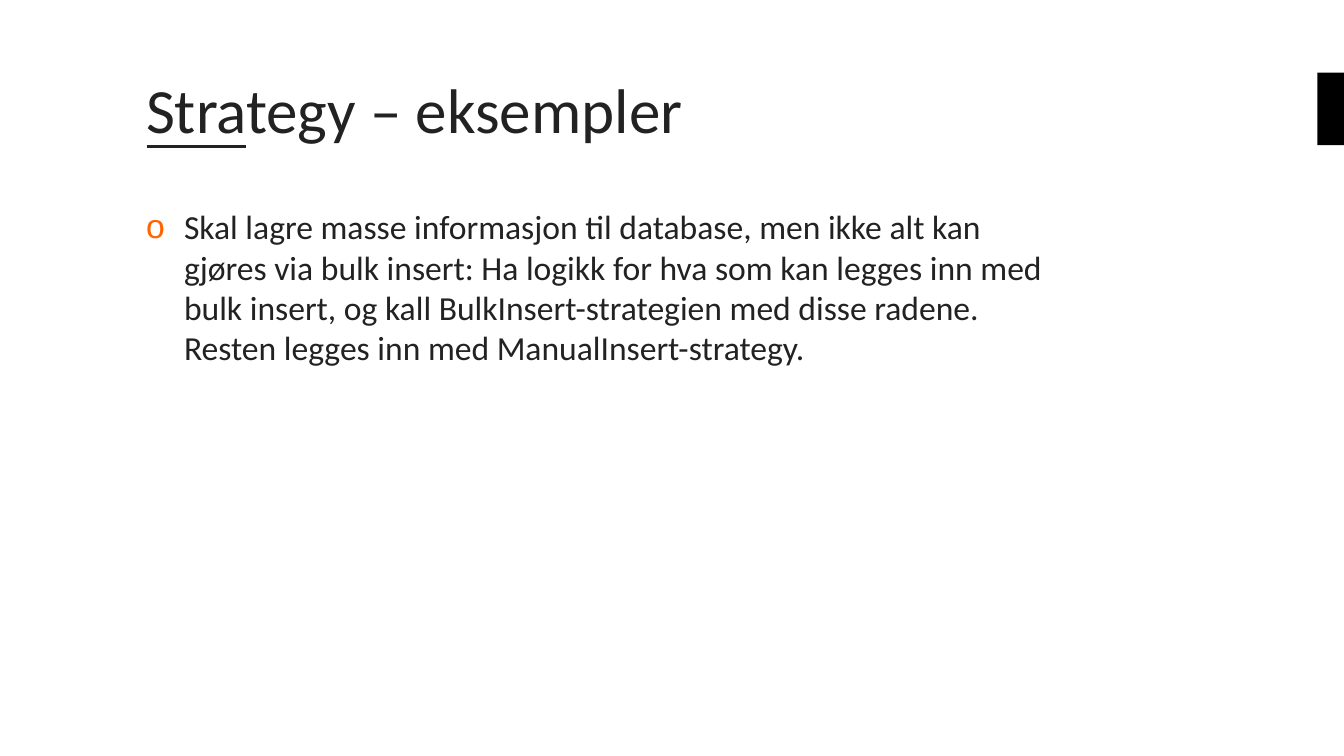
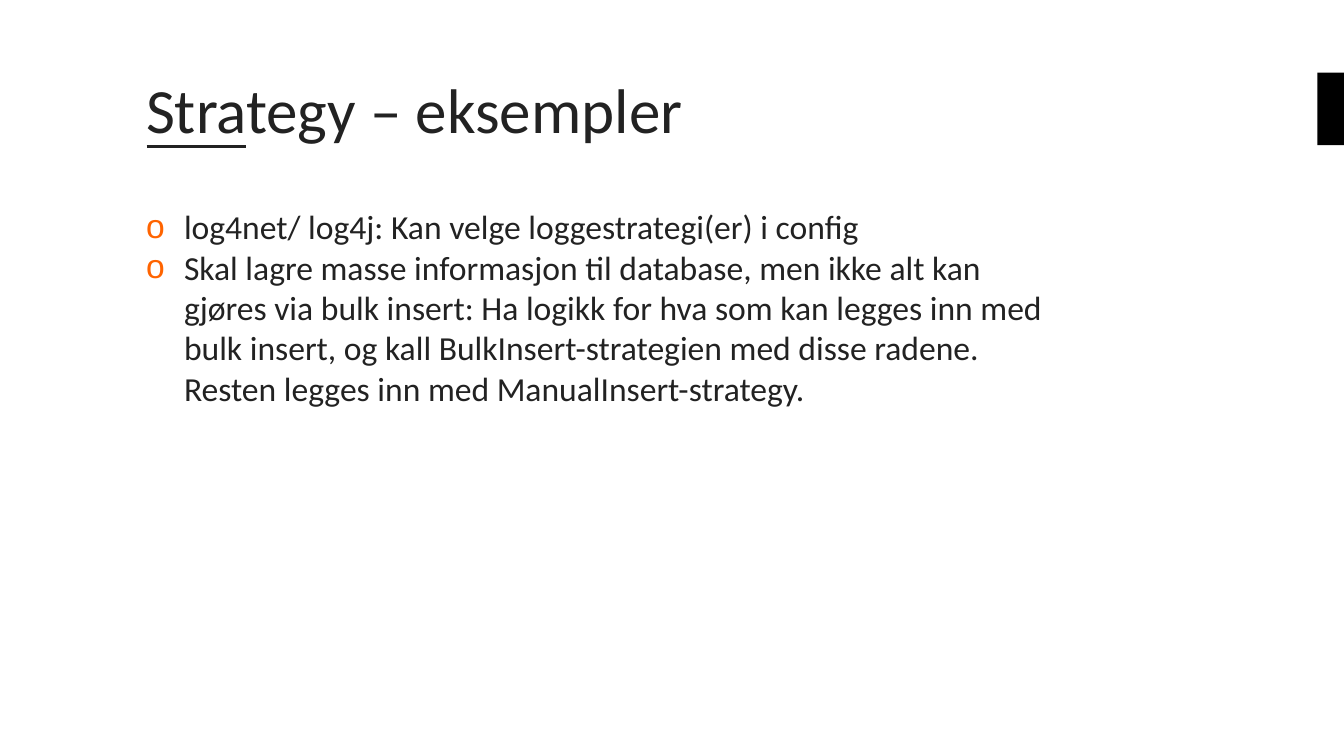
Before and after one commit to bouvet/VisitorAndStrategyPattern, a slide deck: slide 8 of Presentasjon.pptx (slide 9 before the commit). Drawn at 1344x756 pixels with LibreOffice and Linux fonts; fonts in the diff are those of the drawing; background and template pictures are left out. Boxes give left, top, right and bottom in pixels: in the first picture for what was removed or moved away, otherwise in the second. Text is boxed around its words. In the diff, an @@ line names an element or a change of style, - is before the commit and + after.

Commit message:
Har lagt inn Strategy i presentasjon

```diff
--- a/Presentasjon.pptx
+++ b/Presentasjon.pptx
@@ text at (184,214,859,245): paragraph added @@
+o log4net/ log4j: Kan velge loggestrategi(er) i config
```
Also in this commit, not shown: 4 other slides changed, 4 slides added, 1 slide removed.
